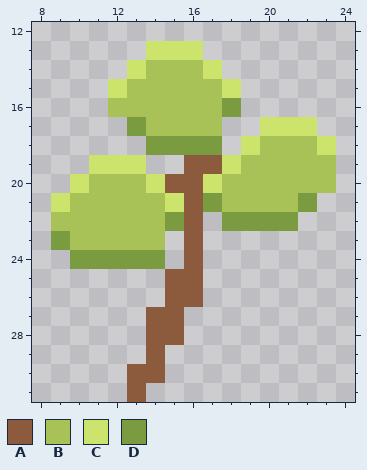
Edited in one commit: pixel-art file (Assets/Art/Environment/Beach/Foliage/Beach_Plant_1.aseprite). The picture above was drawn from the file before the commit.
32x32 pixels, 1 frame. Shown: x 8..24, y 12..31.
Palette (. is transparent): A #8c5a3c  B #a9c257  C #cde46c  D #7a9b3f
And afterwards:
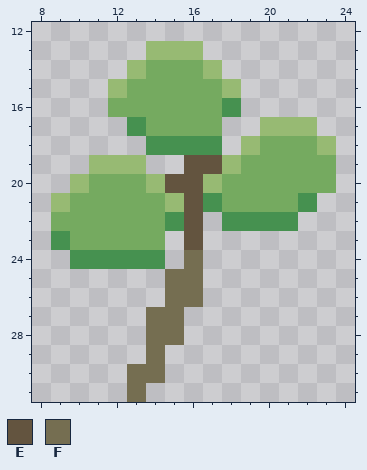
Colours new in this view: E #63543f  F #756e51
What changed:
colour B: #a9c257 -> #75aa60
colour C: #cde46c -> #97ba73
colour D: #7a9b3f -> #469150
y 19: x 16..17 AA -> EE
y 20: x 15..16 AA -> EE
y 21..23: x 16 A -> E
y 24: x 16 A -> F
y 25..26: x 15..16 AA -> FF
y 27..28: x 14..15 AA -> FF
y 29: x 14 A -> F
y 30: x 13..14 AA -> FF
y 31: x 13 A -> F
